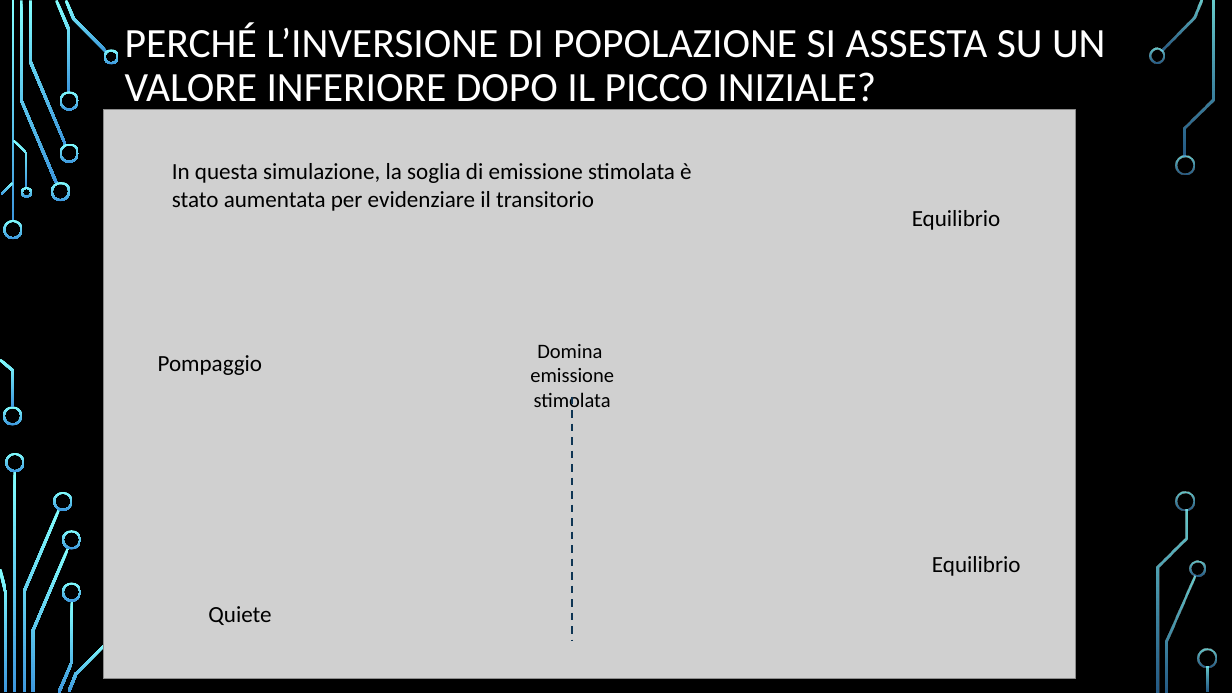
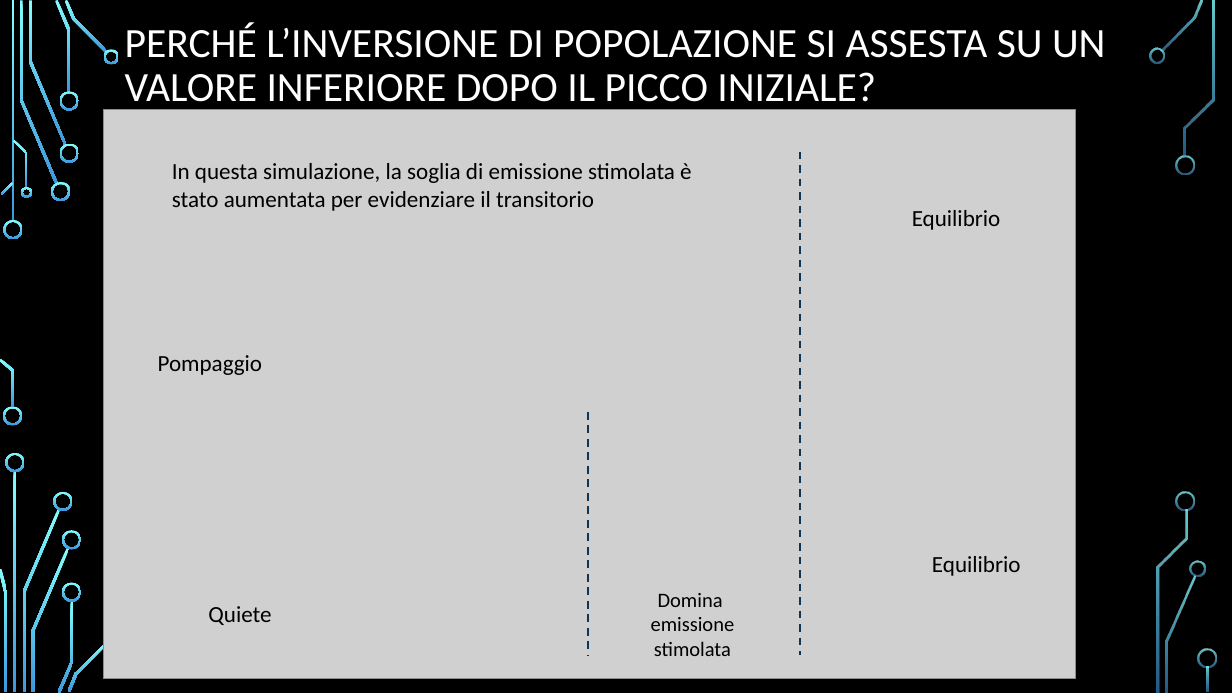
Before and after one commit to Frank01001/LASER-Dynamics-Simulation, a slide deck: slide 14 of Presentation/PresentazioneDispositivi.pptx. Drawn at 1232x693 pixels with LibreOffice and Linux fonts; fonts in the diff are those of the drawing; grey boxes stand for pictures; background and template pictures are left out. Boxes give left, top, right and bottom in pixels: in the first picture for what was removed or moved away, otherwise in the second. Text is boxed around its words. In the diff, an @@ line names an element or a change of style, - is before the commit and + after.

```diff
--- a/Presentation/PresentazioneDispositivi.pptx
+++ b/Presentation/PresentazioneDispositivi.pptx
@@ line added from (800, 152) to (800, 655), #0E3554 1.5 pt dashed @@
@@ line moved from (572, 396) - (572, 640) to (588, 412) - (588, 655) @@
@@ text "Domina emissione stimolata" rewrapped from [530, 344, 614, 413] to [651, 593, 735, 656] @@
```
Also in this commit, not shown: 4 other slides changed, 1 slide added, 3 other files.
